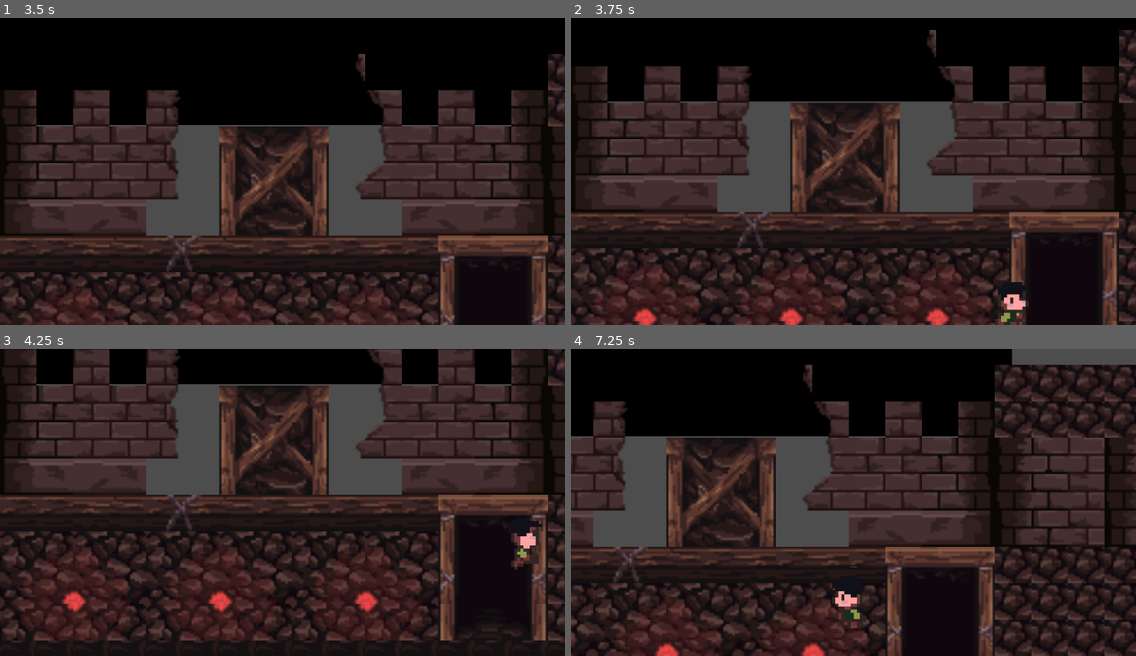
Above: before the commit, frames 1-4 (two rows, left to right).
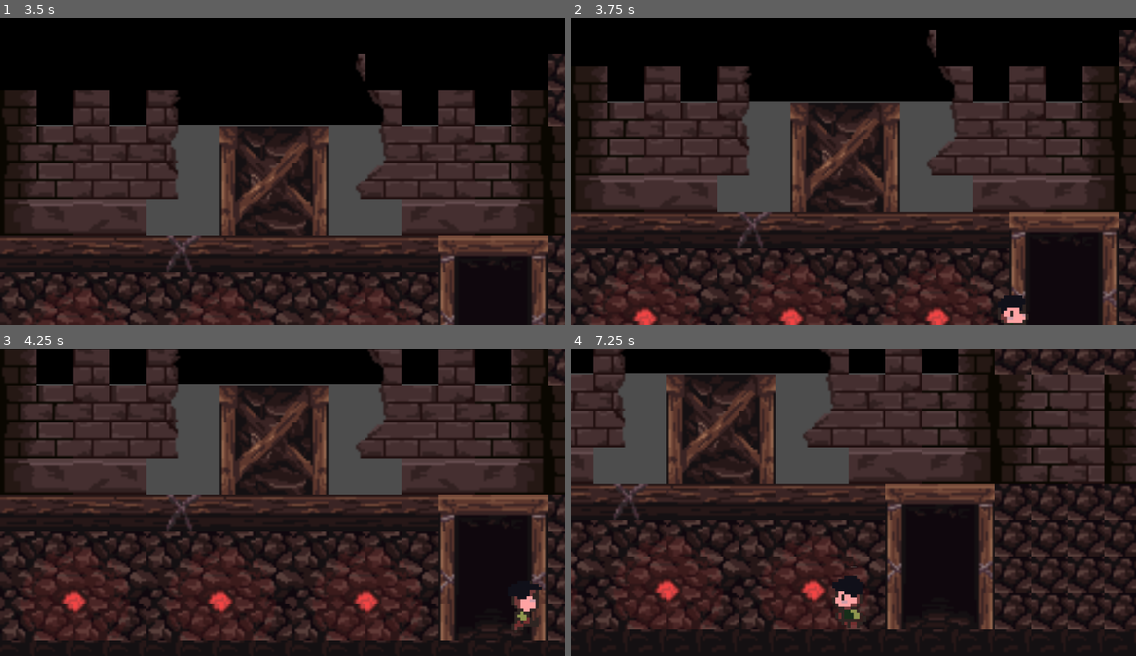
Above: after the commit, the same moments.

Repository: JonathanSaji/BeneathTheSurface
Game: Godot game, scene res://main_menu.tscn
The game is run twice, just before and just after one commit, with the same random seed, the same clock (stepped at 60 frames per second) and the same inputs.
Inputs:
- Up to frame 1 (3.5 s): click "Options" at 0.5 s; click "Enter" at 1.25 s; click "Options" at 2 s; hold D (right) from 2.78 s (still down); tap W (forward) at 2.85, 3.02, 3.32 s
- Up to frame 2 (3.75 s): keep holding D (right); tap Space (space) at 3.6 s
- Up to frame 3 (4.25 s): keep holding D (right); tap W (forward) at 3.77, 3.8, 4.07 s
- Up to frame 4 (7.25 s): release D (right) at 4.28 s; hold A (left) 4.28-5.03 s; tap W (forward) at 4.35, 5.27, 5.3, 5.57, 5.85, 6.02, 6.32, 6.77, 6.8, 7.07 s; hold D (right) 5.03-6.53 s; tap Space (space) at 5.1, 6.6 s; hold A (left) from 6.53 s (still down)

Frame 1 is identical in both runs. In frame 2, 0.5% of the frame differs, in the area x 75-81%, y 86-100%; in frame 3, 0.9%; in frame 4, 51%, in the area x 0-100%, y 0-100%.

Commit message:
done detect area

Diff:
--- a/beneath-the-surface/movement.gd
+++ b/beneath-the-surface/movement.gd
@@ -1,10 +1,37 @@
 extends CharacterBody2D
 
 const SPEED = 600.0
-const JUMP_VELOCITY = -700.0
+const JUMP_VELOCITY = -350.0
 const GRAVITY = 980.0
 
 @onready var anim = $AnimatedSprite2D
+@onready var area2D = get_node("/root/Prologue/Scene/Area2D")
+
+var near_door = false
+
+# Called when the node enters the scene tree for the first time.
+func _ready() -> void:
+
+	area2D.body_entered.connect(_on_door_entered)
+	area2D.body_exited.connect(_on_door_exited)
+
+	print(area2D)
+
+func _on_door_entered(body):
+	print("something entered: ", body.get_name())
+	if body == self:
+		near_door = true
+		print("near door = true")
+
+func _on_door_exited(body):
+	print("something exited: ", body.get_name())
+	if body == self:
+		near_door = false
+
+func enter_door():
+	print("Entering door!")
+	# change scene, play animation, etc.
+	# get_tree().change_scene_to_file("res://next_level.tscn")
 
 func _physics_process(delta : float):
 
@@ -15,6 +42,11 @@
 	#Jump
 	if Input.is_action_just_pressed("space") and is_on_floor():
 		velocity.y = JUMP_VELOCITY
+
+	if near_door and Input.is_action_just_pressed("forward"):  # W key
+		enter_door()
+
+
 
 	#horizontal movement
 	var direction = Input.get_axis("left","right")
@@ -36,8 +68,3 @@
 
 	if direction != 0:
 		anim.play("run")
-
-
-# Called when the node enters the scene tree for the first time.
-func _ready() -> void:
-	print(anim)
--- a/beneath-the-surface/prologue.gd
+++ b/beneath-the-surface/prologue.gd
@@ -1,6 +1,6 @@
 extends Node2D
 @onready var anim = $AnimationPlayer
-@onready var camera: Camera2D = $ColorRect/CharacterBody2D/Camera2D
+@onready var camera: Camera2D = $Scene/CharacterBody2D/Camera2D
 
 # Called when the node enters the scene tree for the first time.
 func _ready() -> void:
@@ -11,7 +11,3 @@
 func _on_animation_finished(name: StringName) -> void:
 	if name == "scroll_up":
 		camera.enabled = true
-
-# Called every frame. 'delta' is the elapsed time since the previous frame.
-func _process(delta: float) -> void:
-	pass
--- a/beneath-the-surface/prologue.tscn
+++ b/beneath-the-surface/prologue.tscn
@@ -3,7 +3,7 @@
 [ext_resource type="Script" uid="uid://dn1fa3k45ao1u" path="res://movement.gd" id="1_2o1rx"]
 [ext_resource type="Script" uid="uid://b8yddse4ypt65" path="res://prologue.gd" id="1_orjk5"]
 [ext_resource type="Texture2D" uid="uid://cbjipr3g05aru" path="res://PixelFantasy_Caves_1.0/mainlev_build.png" id="2_4baxb"]
-[ext_resource type="Texture2D" uid="uid://hs3nsqejmer3" path="res://Pip-Run.png" id="3_orjk5"]
+[ext_resource type="Texture2D" uid="uid://hs3nsqejmer3" path="res://PipBoy/Pip-Run.png" id="3_orjk5"]
 
 [sub_resource type="TileSetAtlasSource" id="TileSetAtlasSource_mx85p"]
 texture = ExtResource("2_4baxb")
@@ -916,6 +916,9 @@
 [sub_resource type="TileSet" id="TileSet_rwpj4"]
 sources/0 = SubResource("TileSetAtlasSource_mx85p")
 
+[sub_resource type="RectangleShape2D" id="RectangleShape2D_4baxb"]
+size = Vector2(279, 459)
+
 [sub_resource type="AtlasTexture" id="AtlasTexture_4baxb"]
 atlas = ExtResource("3_orjk5")
 region = Rect2(0, 432, 216, 216)
@@ -969,9 +972,6 @@
 [sub_resource type="RectangleShape2D" id="RectangleShape2D_orjk5"]
 size = Vector2(146, 189)
 
-[sub_resource type="RectangleShape2D" id="RectangleShape2D_4baxb"]
-size = Vector2(279, 459)
-
 [sub_resource type="RectangleShape2D" id="RectangleShape2D_2o1rx"]
 size = Vector2(1980, 20)
 
@@ -983,7 +983,7 @@
 tracks/0/type = "value"
 tracks/0/imported = false
 tracks/0/enabled = true
-tracks/0/path = NodePath("ColorRect2:position")
+tracks/0/path = NodePath("Menu:position")
 tracks/0/interp = 1
 tracks/0/loop_wrap = true
 tracks/0/keys = {
@@ -999,7 +999,7 @@
 tracks/0/type = "value"
 tracks/0/imported = false
 tracks/0/enabled = true
-tracks/0/path = NodePath("ColorRect2:position")
+tracks/0/path = NodePath("Menu:position")
 tracks/0/interp = 1
 tracks/0/loop_wrap = true
 tracks/0/keys = {
@@ -1011,7 +1011,7 @@
 tracks/1/type = "value"
 tracks/1/imported = false
 tracks/1/enabled = true
-tracks/1/path = NodePath("ColorRect:position")
+tracks/1/path = NodePath("Scene:position")
 tracks/1/interp = 1
 tracks/1/loop_wrap = true
 tracks/1/keys = {
@@ -1030,12 +1030,12 @@
 [node name="Prologue" type="Node2D" unique_id=455793301]
 script = ExtResource("1_orjk5")
 
-[node name="ColorRect2" type="ColorRect" parent="." unique_id=1746273718]
+[node name="Menu" type="ColorRect" parent="." unique_id=1746273718]
 offset_right = 1980.0
 offset_bottom = 1080.0
 color = Color(0, 0, 0, 1)
 
-[node name="VBoxContainer" type="VBoxContainer" parent="ColorRect2" unique_id=1533699963]
+[node name="VBoxContainer" type="VBoxContainer" parent="Menu" unique_id=1533699963]
 layout_mode = 0
 offset_left = 650.0
 offset_top = 300.0
@@ -1043,74 +1043,75 @@
 offset_bottom = 695.0001
 theme_override_constants/separation = 40
 
-[node name="Label" type="Label" parent="ColorRect2/VBoxContainer" unique_id=172989430]
+[node name="Label" type="Label" parent="Menu/VBoxContainer" unique_id=172989430]
 layout_mode = 2
 theme_override_font_sizes/font_size = 72
 text = "The Moles Are Coming
 "
 
-[node name="Play" type="Button" parent="ColorRect2/VBoxContainer" unique_id=845424763]
+[node name="Play" type="Button" parent="Menu/VBoxContainer" unique_id=845424763]
 layout_mode = 2
 theme_override_font_sizes/font_size = 60
 text = "Enter"
 
-[node name="Options" type="Button" parent="ColorRect2/VBoxContainer" unique_id=1390156084]
+[node name="Options" type="Button" parent="Menu/VBoxContainer" unique_id=1390156084]
 layout_mode = 2
 theme_override_font_sizes/font_size = 60
 text = "Options"
 
-[node name="Quit" type="Button" parent="ColorRect2/VBoxContainer" unique_id=1970490779]
+[node name="Quit" type="Button" parent="Menu/VBoxContainer" unique_id=1970490779]
 layout_mode = 2
 theme_override_font_sizes/font_size = 60
 text = "Quit
 "
 
-[node name="ColorRect" type="ColorRect" parent="." unique_id=1611906930]
+[node name="Scene" type="ColorRect" parent="." unique_id=1611906930]
 offset_left = 9.0
 offset_top = 1071.0
 offset_right = 1989.0
 offset_bottom = 2151.0
 color = Color(0, 0, 0, 0)
 
-[node name="TileMapLayer" type="TileMapLayer" parent="ColorRect" unique_id=2135271751]
+[node name="TileMapLayer" type="TileMapLayer" parent="Scene" unique_id=2135271751]
 position = Vector2(0, 5)
 scale = Vector2(8, 8)
 tile_map_data = PackedByteArray("AAAMAAMAAAA8AAEAAAAMAAQAAAA8AAIAAAAMAAUAAAA8AAMAAAAMAAYAAAA8AAQAAAANAAMAAAA9AAEAAAANAA …(4720 unchanged characters)…
 tile_set = SubResource("TileSet_rwpj4")
 
-[node name="CharacterBody2D" type="CharacterBody2D" parent="ColorRect" unique_id=91627495]
+[node name="Area2D" type="Area2D" parent="Scene" unique_id=1181558881]
+position = Vector2(837, 973)
+
+[node name="Door" type="CollisionShape2D" parent="Scene/Area2D" unique_id=1945770001]
+position = Vector2(896, -289)
+shape = SubResource("RectangleShape2D_4baxb")
+
+[node name="CharacterBody2D" type="CharacterBody2D" parent="Scene" unique_id=91627495]
 position = Vector2(837, 973)
 script = ExtResource("1_2o1rx")
 
-[node name="AnimatedSprite2D" type="AnimatedSprite2D" parent="ColorRect/CharacterBody2D" unique_id=2007820625]
+[node name="AnimatedSprite2D" type="AnimatedSprite2D" parent="Scene/CharacterBody2D" unique_id=2007820625]
 position = Vector2(132, -154)
 sprite_frames = SubResource("SpriteFrames_ohvg6")
 animation = &"run"
 
-[node name="CollisionShape2D" type="CollisionShape2D" parent="ColorRect/CharacterBody2D" unique_id=85152621]
+[node name="CollisionShape2D" type="CollisionShape2D" parent="Scene/CharacterBody2D" unique_id=85152621]
 position = Vector2(141, -139.5)
 shape = SubResource("RectangleShape2D_orjk5")
 
-[node name="Camera2D" type="Camera2D" parent="ColorRect/CharacterBody2D" unique_id=1503551254]
+[node name="Camera2D" type="Camera2D" parent="Scene/CharacterBody2D" unique_id=1503551254]
 position = Vector2(142, -488)
 
-[node name="Area2D" type="Area2D" parent="ColorRect/CharacterBody2D" unique_id=1181558881]
-
-[node name="Door" type="CollisionShape2D" parent="ColorRect/CharacterBody2D/Area2D" unique_id=1945770001]
-position = Vector2(896, -289)
-shape = SubResource("RectangleShape2D_4baxb")
-
-[node name="StaticBody2D" type="StaticBody2D" parent="ColorRect" unique_id=772845835]
-
-[node name="Bottom" type="CollisionShape2D" parent="ColorRect/StaticBody2D" unique_id=1146581181]
+[node name="StaticBody2D" type="StaticBody2D" parent="Scene" unique_id=772845835]
+
+[node name="Bottom" type="CollisionShape2D" parent="Scene/StaticBody2D" unique_id=1146581181]
 position = Vector2(991, 938)
 shape = SubResource("RectangleShape2D_2o1rx")
 
-[node name="Left2" type="CollisionShape2D" parent="ColorRect/StaticBody2D" unique_id=1161162369]
+[node name="Left2" type="CollisionShape2D" parent="Scene/StaticBody2D" unique_id=1161162369]
 position = Vector2(1925, 484)
 shape = SubResource("RectangleShape2D_rwpj4")
 
-[node name="Left" type="CollisionShape2D" parent="ColorRect/StaticBody2D" unique_id=968707683]
+[node name="Left" type="CollisionShape2D" parent="Scene/StaticBody2D" unique_id=968707683]
 position = Vector2(0, 468)
 shape = SubResource("RectangleShape2D_rwpj4")
 
Renamed: beneath-the-surface/Pip-Run.png -> beneath-the-surface/PipBoy/Pip-Run.png
Not shown, changed: beneath-the-surface/PipBoy/Pip-Run.png.import
